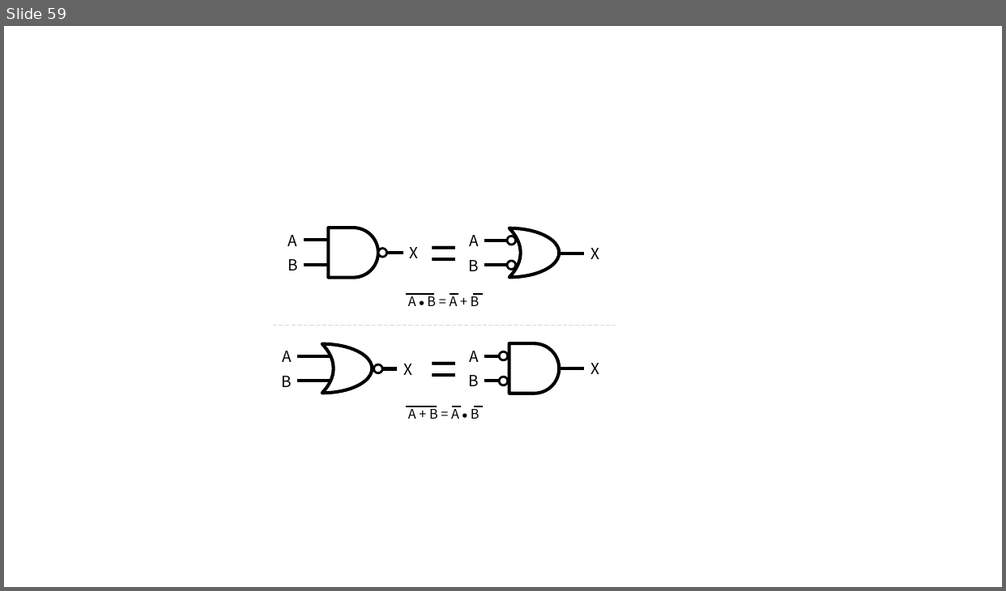
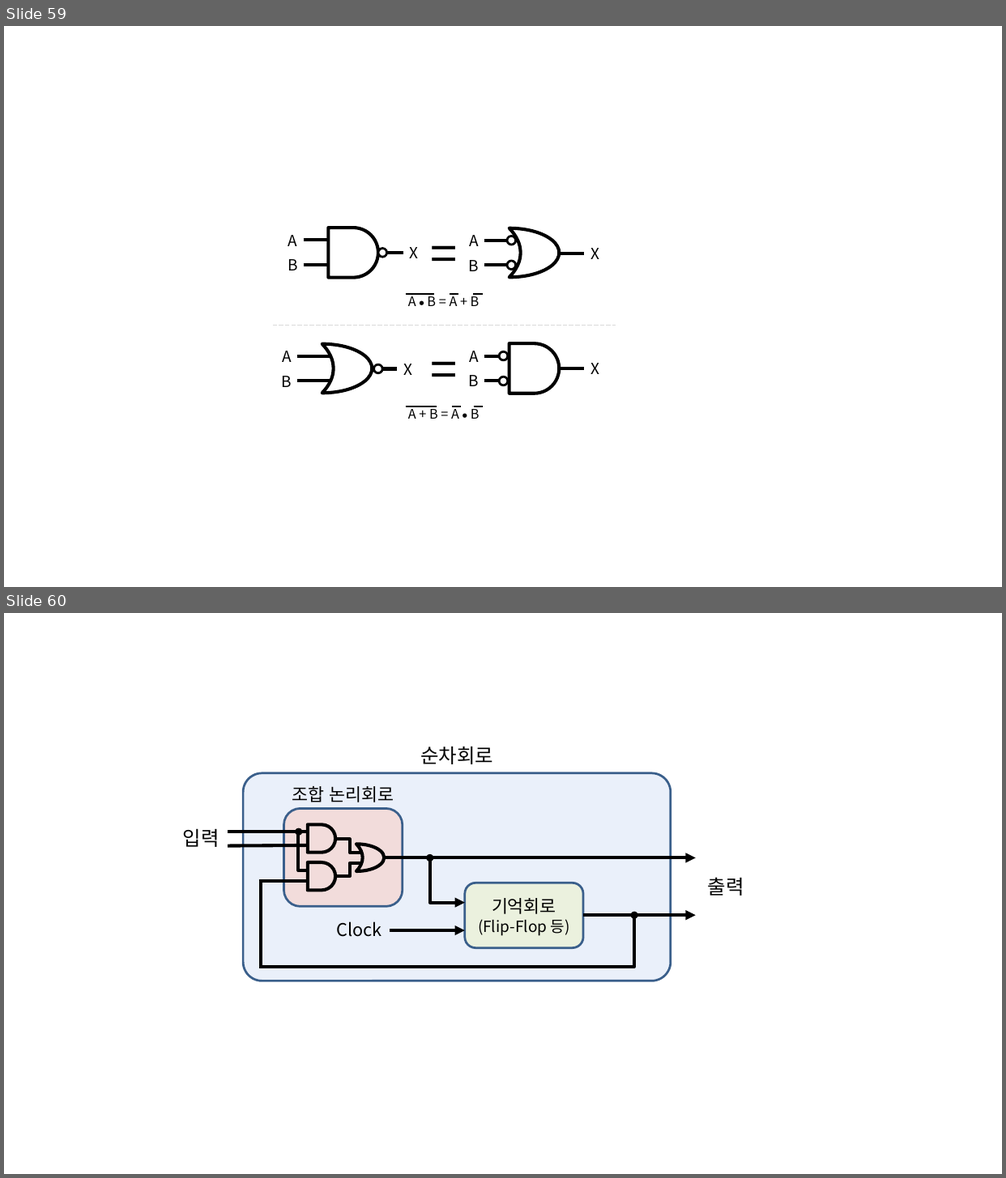
Before and after one commit to momo1108/blog, a slide deck: assets/etc/이미지제작용.pptx. Shown one above the other, each under a label of ours: slide 59 before the commit, slides 59 and 60 after it. The pictures are 1006x591 and 1006x1178 pixels, drawn with LibreOffice and Linux fonts; fonts in the diff are those of the drawing. Boxes give left, top, right and bottom in pixels: in the first picture for what was removed or moved away, otherwise in the second. Text is boxed around its words. In the diff, an @@ line names an element or a change of style, - is before the commit and + after.

```diff
--- a/assets/etc/이미지제작용.pptx
+++ b/assets/etc/이미지제작용.pptx
@@ slide 60 added at [4, 613, 1002, 1174], background #FFFFFF @@
@@ text added at [420, 746, 493, 764], 18 pt, text #000000 @@
+순차회로
@@ rounded rectangle added at [243, 773, 671, 981], fill #EAF0FA, outline #3A5F8C 2 pt @@
@@ text added at [292, 786, 394, 803], 16 pt, text #000000 @@
+조합 논리회로
@@ text added at [183, 828, 219, 847], 18 pt, text #000000 @@
+입력
@@ rounded rectangle added at [283, 809, 403, 907], fill #F2DCDB, outline #3A5F8C 2 pt @@
@@ elbow arrow added from (430, 861) to (465, 903), #000000 3 pt @@
@@ text added at [708, 877, 744, 896], 18 pt, text #000000 @@
+출력
@@ line added from (261, 881) to (261, 967), #000000 3 pt @@
@@ rounded rectangle added at [465, 883, 584, 948], fill #EBF1DE, outline #3A5F8C 2 pt, 14 pt, text #000000 @@
+기억회로
+(Flip-Flop 등)
@@ elbow line added from (634, 918) to (259, 967), #000000 3 pt @@
@@ text added at [337, 922, 382, 937], 16 pt, text #000000 @@
+Clock
@@ group added at [228, 824, 696, 916]: 3 lines, 3 elbow lines, 2 flow chart delays, 2 ellipses, 2 arrows, 1 moon @@
@@ ellipse added at [632, 913, 637, 917], fill #000000, outline #000000 2 pt @@
@@ arrow added from (390, 931) to (465, 931), #000000 3 pt @@
```
Also in this commit, not shown: 2 other slides added, 6 other files.
